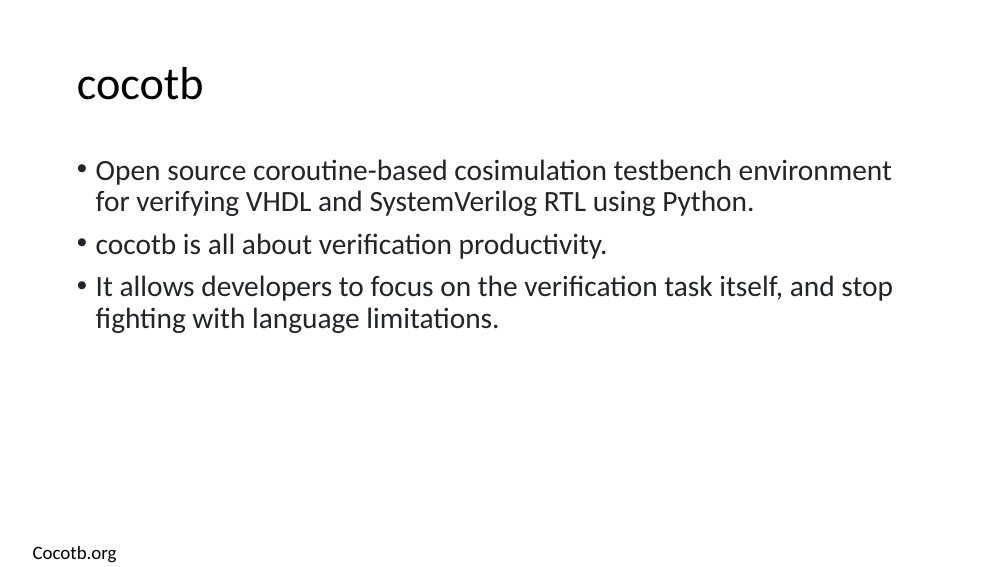
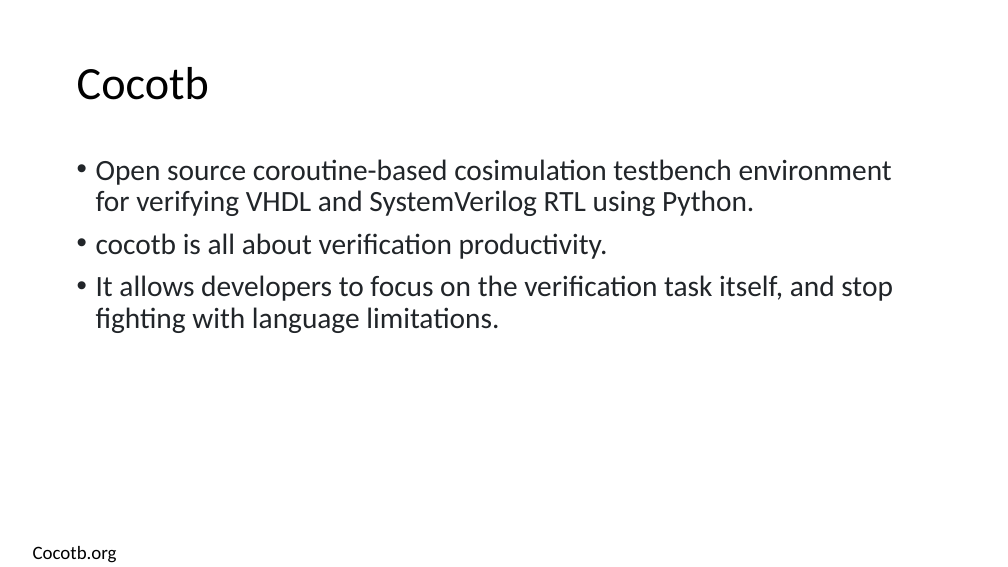
Before and after one commit to isomoye/EEGR471, a slide deck: slide 24 of sections/Segment_5.pptm (slide 2 before the commit). Drawn at 1008x567 pixels with LibreOffice and Linux fonts; fonts in the diff are those of the drawing. Boxes give left, top, right and bottom in pixels: in the first picture for what was removed or moved away, otherwise in the second. Text is boxed around its words. In the diff, an @@ line names an element or a change of style, - is before the commit and + after.

```diff
--- a/sections/Segment_5.pptm
+++ b/sections/Segment_5.pptm
@@ text at <box>77,67,209,100</box>: text changed @@
-cocotb
+Cocotb
```
Also in this commit, not shown: 8 other slides changed, 17 slides removed, 6 other files.
